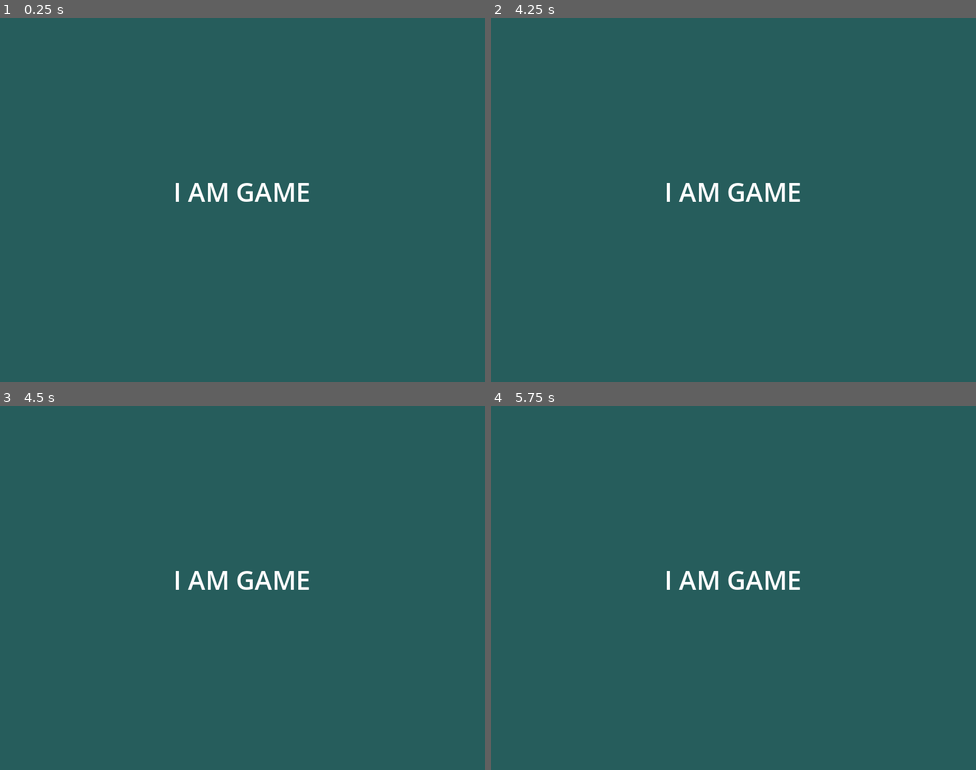
Above: before the commit, frames 1-4 (two rows, left to right).
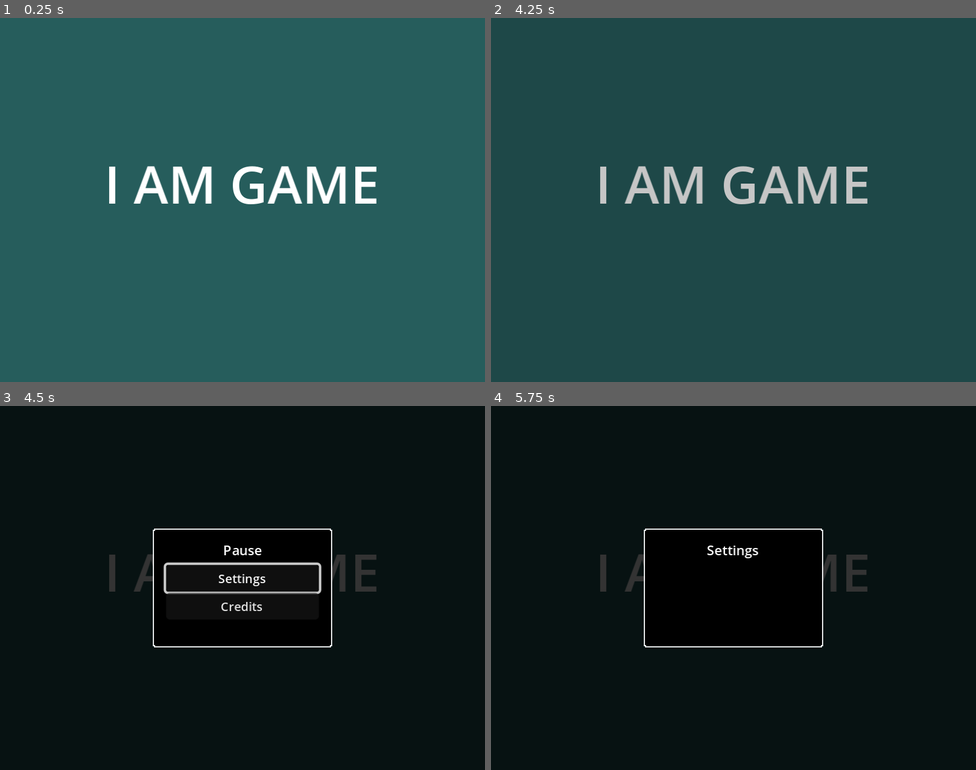
Above: after the commit, the same moments.

Repository: bronxtaco/gwj-84
Game: Godot game, scene res://game.tscn
The game is run twice, just before and just after one commit, with the same random seed, the same clock (stepped at 60 frames per second) and the same inputs.
Inputs (mouse positions are in pixels of both pictures, inside the frame that each line leads up to):
- Up to frame 1 (0.25 s): no input
- Up to frame 2 (4.25 s): tap Enter at 0.5, 2, 3.5 s; move the mouse to (840, 181) at 0.52 s; tap Space at 1.25, 2.75 s; move the mouse to (636, 218) at 1.27 s; move the mouse to (782, 119) at 2.02 s; move the mouse to (709, 272) at 2.77 s; move the mouse to (879, 254) at 3.52 s; tap Escape (ui_cancel) at 4.15 s
- Up to frame 3 (4.5 s): move the mouse to (97, 533) at 4.27 s
- Up to frame 4 (5.75 s): click (733, 577) at 5 s, where only the run after the commit has a clickable "Settings"

The runs differ from the first frame. In frame 1, 2.5% of the frame differs, in the area x 22-78%, y 40-52%; in frame 2, 2.6%; in frame 3, 100%; in frame 4, 100%, in the area x 0-100%, y 0-100%.

Commit message:
project template progress - barebones default menus

Diff:
--- a/game.gd
+++ b/game.gd
@@ -3,6 +3,11 @@
 func _ready() -> void:
 	Events.change_scene.connect(on_change_scene)
 
+
+func _process(delta: float) -> void:
+	if Input.is_action_just_pressed("pause"):
+		if !Global.paused:
+			Events.menu_push.emit(Global.MENU_TYPE.PAUSE)
 
 func on_change_scene(new_scene:PackedScene):
 
--- a/game.tscn
+++ b/game.tscn
@@ -1,7 +1,8 @@
-[gd_scene load_steps=3 format=3 uid="uid://dl87g6v073ake"]
+[gd_scene load_steps=4 format=3 uid="uid://dl87g6v073ake"]
 
 [ext_resource type="Script" uid="uid://by3dsxu61fawa" path="res://game.gd" id="1_80nbo"]
 [ext_resource type="PackedScene" uid="uid://b3p2r0tq5yri4" path="res://scenes/title_scene.tscn" id="2_e2o6t"]
+[ext_resource type="Script" uid="uid://wytxibfulwmm" path="res://menus/menu_manager.gd" id="3_feb5d"]
 
 [node name="Game" type="Node2D"]
 script = ExtResource("1_80nbo")
@@ -21,3 +22,8 @@
 grow_horizontal = 2
 grow_vertical = 2
 color = Color(0, 0, 0, 0)
+
+[node name="MenuManager" type="Node2D" parent="Menus" node_paths=PackedStringArray("fade_rect", "scene_container")]
+script = ExtResource("3_feb5d")
+fade_rect = NodePath("../Fade")
+scene_container = NodePath("../../ActiveScene")
--- /dev/null
+++ b/menus/menu_background.tscn
@@ -0,0 +1,14 @@
+[gd_scene load_steps=2 format=3 uid="uid://ccycekeb7blqm"]
+
+[ext_resource type="Texture2D" uid="uid://cprfcg11sioy" path="res://assets/menus/9patch.png" id="1_745pi"]
+
+[node name="MenuBackground" type="NinePatchRect"]
+offset_right = 12.0
+offset_bottom = 12.0
+texture = ExtResource("1_745pi")
+patch_margin_left = 4
+patch_margin_top = 4
+patch_margin_right = 4
+patch_margin_bottom = 4
+axis_stretch_horizontal = 1
+axis_stretch_vertical = 1
--- /dev/null
+++ b/menus/menu_base.tscn
@@ -0,0 +1,32 @@
+[gd_scene load_steps=3 format=3 uid="uid://d11eesvpxlsk2"]
+
+[ext_resource type="PackedScene" uid="uid://diql6m3vls3sh" path="res://menus/modal.tscn" id="1_1wh8h"]
+[ext_resource type="Script" uid="uid://w6qtupmtmhqe" path="res://menus/menu_base.gd" id="1_mbj2q"]
+
+[node name="MenuBase" type="MarginContainer"]
+anchors_preset = 15
+anchor_right = 1.0
+anchor_bottom = 1.0
+grow_horizontal = 2
+grow_vertical = 2
+size_flags_horizontal = 6
+size_flags_vertical = 6
+theme_override_constants/margin_left = 125
+theme_override_constants/margin_top = 100
+theme_override_constants/margin_right = 125
+theme_override_constants/margin_bottom = 100
+script = ExtResource("1_mbj2q")
+
+[node name="Modal" parent="." instance=ExtResource("1_1wh8h")]
+layout_mode = 2
+
+[node name="VBoxContainer" type="VBoxContainer" parent="Modal/MarginContainer" index="0"]
+layout_mode = 2
+
+[node name="Label" type="Label" parent="Modal/MarginContainer/VBoxContainer"]
+layout_mode = 2
+theme_override_font_sizes/font_size = 11
+text = "Menu Title"
+horizontal_alignment = 1
+
+[editable path="Modal"]
--- /dev/null
+++ b/menus/menu_credits.tscn
@@ -0,0 +1,10 @@
+[gd_scene load_steps=2 format=3 uid="uid://dcxoscy477k7t"]
+
+[ext_resource type="PackedScene" uid="uid://d11eesvpxlsk2" path="res://menus/menu_base.tscn" id="1_uosjy"]
+
+[node name="MenuCredits" instance=ExtResource("1_uosjy")]
+
+[node name="Label" parent="Modal/MarginContainer/VBoxContainer" index="0"]
+text = "Credits"
+
+[editable path="Modal"]
--- a/menus/menu_manager.gd
+++ b/menus/menu_manager.gd
@@ -2,9 +2,9 @@
 extends Node2D
 
 @onready var menus := {
-	#Global.MENU_TYPE.PAUSE: preload("res://menus/pause_menu.tscn"),
-	#Global.MENU_TYPE.SETTINGS: preload("res://menus/settings_menu.tscn"),
-	#Global.MENU_TYPE.CREDITS: preload("res://menus/credits_menu.tscn"),
+	Global.MENU_TYPE.PAUSE: preload("res://menus/menu_pause.tscn"),
+	Global.MENU_TYPE.SETTINGS: preload("res://menus/menu_settings.tscn"),
+	Global.MENU_TYPE.CREDITS: preload("res://menus/menu_credits.tscn"),
 }
 
 # ColorRect used for fading behind menus
@@ -31,8 +31,8 @@
 	menu.process_mode = PROCESS_MODE_DISABLED
 	menu.setup_menu(data)
 	add_child(menu)
-	menu.global_position = Vector2(0, 180)
-	menu.set_deferred("size", Vector2(320, 180))
+	menu.global_position = Vector2(0, 300)
+	menu.set_deferred("size", Vector2(400, 300))
 
 	if menu_stack.is_empty():
 		if menu.pause_game:
@@ -96,8 +96,8 @@
 func tween_in_menu(menu) -> Tween:
 	var tween = create_tween()
 	tween.set_parallel()
-	tween.tween_property(fade_rect, "color:a", 0.8, 0.2)
-	tween.tween_property(menu, "global_position", Vector2(menu.global_position.x, 0), 0.25).set_trans(Tween.TRANS_BACK)
+	tween.tween_property(fade_rect, "color:a", 0.8, 0.3)
+	tween.tween_property(menu, "global_position", Vector2(menu.global_position.x, 0), 0.25).set_trans(Tween.TRANS_QUAD)
 	return tween
 
 
@@ -105,6 +105,6 @@
 	var tween = create_tween()
 	tween.set_parallel()
 	if menu_stack.is_empty():
-		tween.tween_property(fade_rect, "color:a", 0, 0.2)
-	tween.tween_property(menu, "global_position", Vector2(menu.global_position.x, 180), 0.0).set_trans(Tween.TRANS_BACK)
+		tween.tween_property(fade_rect, "color:a", 0, 0.3)
+	tween.tween_property(menu, "global_position", Vector2(menu.global_position.x, 300), 0.25).set_trans(Tween.TRANS_QUAD)
 	return tween
--- /dev/null
+++ b/menus/menu_pause.gd
@@ -0,0 +1,18 @@
+extends BaseMenu
+
+var focused_node
+
+func _ready():
+	default_focused_node = %SettingsButton
+
+
+func _on_settings_button_pressed():
+	#Audio.play_sound("menu-select")
+	focused_node = get_viewport().gui_get_focus_owner()
+	Events.menu_push.emit(Global.MENU_TYPE.SETTINGS)
+
+
+func _on_credits_button_pressed():
+	#Audio.play_sound("menu-select")
+	focused_node = get_viewport().gui_get_focus_owner()
+	Events.menu_push.emit(Global.MENU_TYPE.CREDITS)
--- /dev/null
+++ b/menus/menu_pause.tscn
@@ -0,0 +1,31 @@
+[gd_scene load_steps=3 format=3 uid="uid://cl73ptyy6mqht"]
+
+[ext_resource type="PackedScene" uid="uid://d11eesvpxlsk2" path="res://menus/menu_base.tscn" id="1_a20xt"]
+[ext_resource type="Script" uid="uid://cxvffh0gbw47d" path="res://menus/menu_pause.gd" id="2_dv8ct"]
+
+[node name="MenuPause" instance=ExtResource("1_a20xt")]
+script = ExtResource("2_dv8ct")
+
+[node name="Label" parent="Modal/MarginContainer/VBoxContainer" index="0"]
+text = "Pause"
+
+[node name="VBoxContainer" type="VBoxContainer" parent="Modal/MarginContainer/VBoxContainer" index="1"]
+layout_mode = 2
+theme_override_constants/separation = 1
+
+[node name="SettingsButton" type="Button" parent="Modal/MarginContainer/VBoxContainer/VBoxContainer" index="0"]
+unique_name_in_owner = true
+layout_mode = 2
+theme_override_font_sizes/font_size = 10
+text = "Settings"
+
+[node name="CreditsButton" type="Button" parent="Modal/MarginContainer/VBoxContainer/VBoxContainer" index="1"]
+unique_name_in_owner = true
+layout_mode = 2
+theme_override_font_sizes/font_size = 10
+text = "Credits"
+
+[connection signal="pressed" from="Modal/MarginContainer/VBoxContainer/VBoxContainer/SettingsButton" to="." method="_on_settings_button_pressed"]
+[connection signal="pressed" from="Modal/MarginContainer/VBoxContainer/VBoxContainer/CreditsButton" to="." method="_on_credits_button_pressed"]
+
+[editable path="Modal"]
--- /dev/null
+++ b/menus/menu_settings.gd
@@ -0,0 +1 @@
+extends BaseMenu
--- /dev/null
+++ b/menus/menu_settings.tscn
@@ -0,0 +1,12 @@
+[gd_scene load_steps=3 format=3 uid="uid://ccpq3kfcw3u8d"]
+
+[ext_resource type="PackedScene" uid="uid://d11eesvpxlsk2" path="res://menus/menu_base.tscn" id="1_wpfnj"]
+[ext_resource type="Script" uid="uid://drsh2qiuoo76i" path="res://menus/menu_settings.gd" id="2_1u13v"]
+
+[node name="MenuSettings" instance=ExtResource("1_wpfnj")]
+script = ExtResource("2_1u13v")
+
+[node name="Label" parent="Modal/MarginContainer/VBoxContainer" index="0"]
+text = "Settings"
+
+[editable path="Modal"]
--- /dev/null
+++ b/menus/modal.tscn
@@ -0,0 +1,17 @@
+[gd_scene load_steps=2 format=3 uid="uid://diql6m3vls3sh"]
+
+[ext_resource type="PackedScene" uid="uid://ccycekeb7blqm" path="res://menus/menu_background.tscn" id="1_puysy"]
+
+[node name="Modal" type="MarginContainer"]
+offset_right = 24.0
+offset_bottom = 24.0
+
+[node name="MenuBackground" parent="." instance=ExtResource("1_puysy")]
+layout_mode = 2
+
+[node name="MarginContainer" type="MarginContainer" parent="."]
+layout_mode = 2
+theme_override_constants/margin_left = 12
+theme_override_constants/margin_top = 12
+theme_override_constants/margin_right = 12
+theme_override_constants/margin_bottom = 12
--- a/project.godot
+++ b/project.godot
@@ -22,11 +22,20 @@
 
 [display]
 
-window/size/viewport_width=800
-window/size/viewport_height=600
+window/size/viewport_width=400
+window/size/viewport_height=300
 window/stretch/mode="canvas_items"
 window/stretch/aspect="keep_width"
 
+[input]
+
+pause={
+"deadzone": 0.2,
+"events": [Object(InputEventKey,"resource_local_to_scene":false,"resource_name":"","device":0,"window_id":0,"alt_pressed":false,"shift_pressed":false,"ctrl_pressed":false,"meta_pressed":false,"pressed":false,"keycode":0,"physical_keycode":4194305,"key_label":0,"unicode":0,"location":0,"echo":false,"script":null)
+]
+}
+
 [rendering]
 
+textures/canvas_textures/default_texture_filter=0
 renderer/rendering_method="mobile"
Binary file added: assets/menus/9patch.png
Not shown, added: assets/menus/9patch.png.import
Renamed: menus/base_menu.gd -> menus/menu_base.gd
Renamed: menus/base_menu.gd.uid -> menus/menu_base.gd.uid
Not shown, added: menus/menu_pause.gd.uid
Not shown, added: menus/menu_settings.gd.uid
